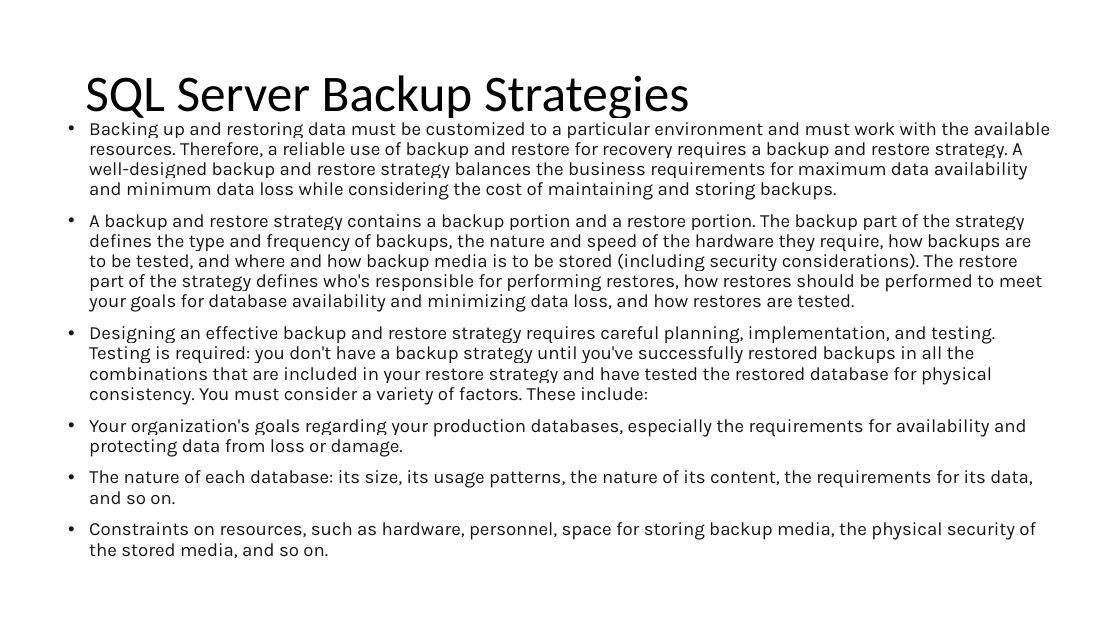
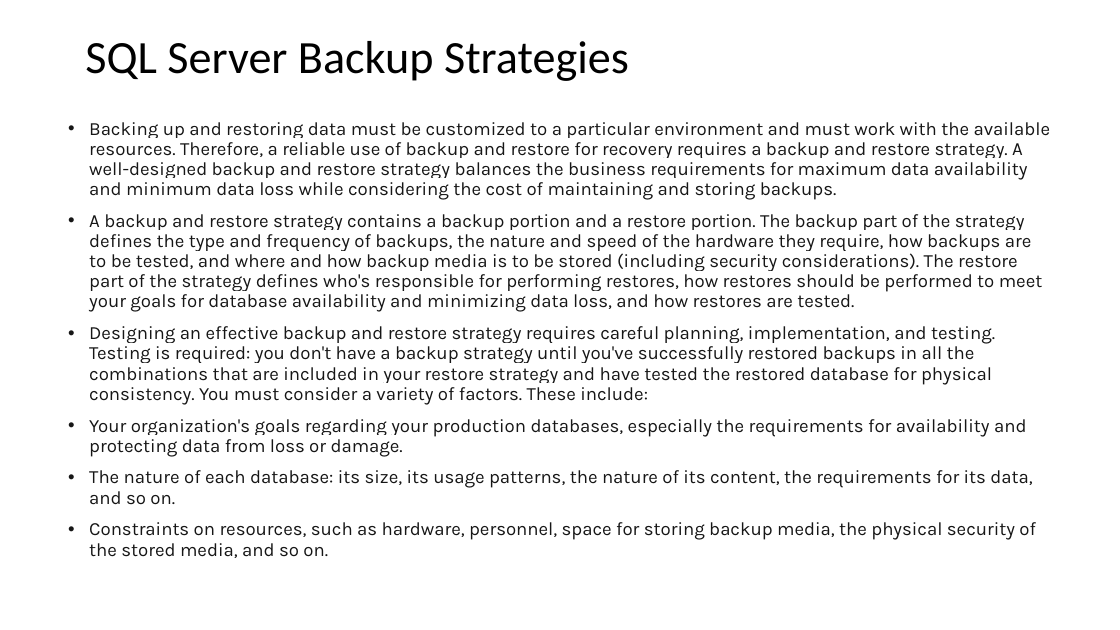
Before and after one commit to imcuteani/SQL_Server_Azure_Data_Engineering, a slide deck: slide 15 of Decks/day-2/SQL Server Administration & Azure Data Engineering-day-2.pptx. Drawn at 1120x630 pixels with LibreOffice and Linux fonts; fonts in the diff are those of the drawing. Boxes give left, top, right and bottom in pixels: in the first picture for what was removed or moved away, otherwise in the second. Text is boxed around its words. In the diff, an @@ line names an element or a change of style, - is before the commit and + after.

```diff
--- a/Decks/day-2/SQL Server Administration & Azure Data Engineering-day-2.pptx
+++ b/Decks/day-2/SQL Server Administration & Azure Data Engineering-day-2.pptx
@@ title "SQL Server Backup Strategies" at box(85, 41, 629, 81): size 44 to 39.6 pt @@
```
Also in this commit, not shown: 4 other files.
